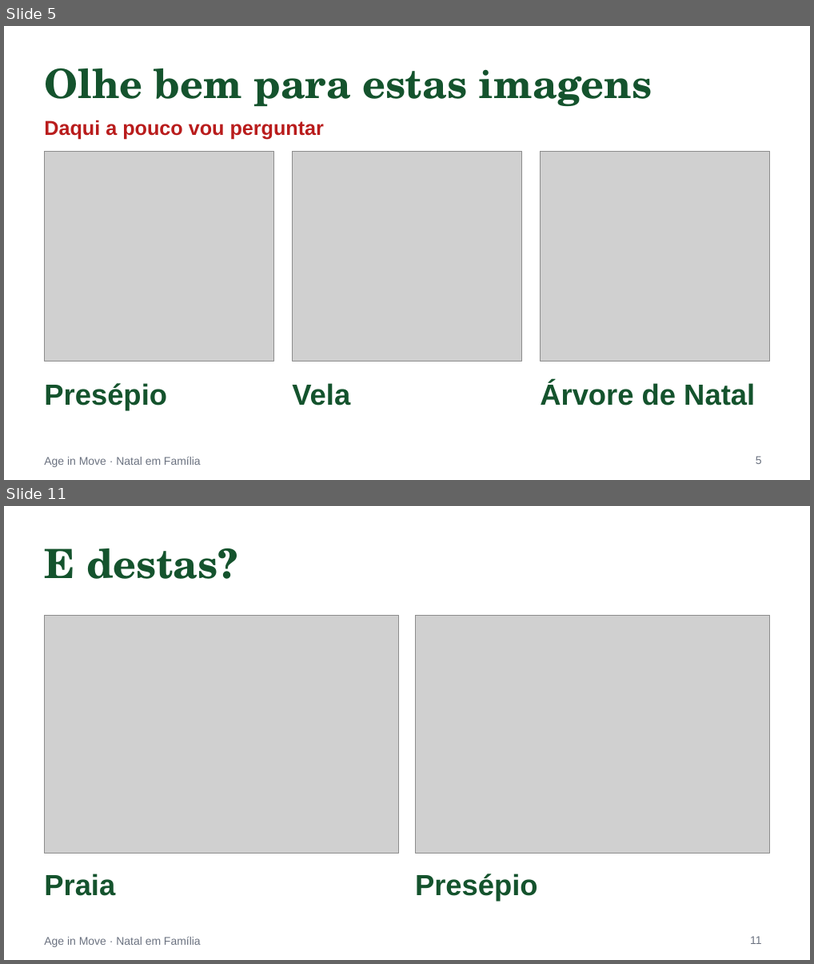
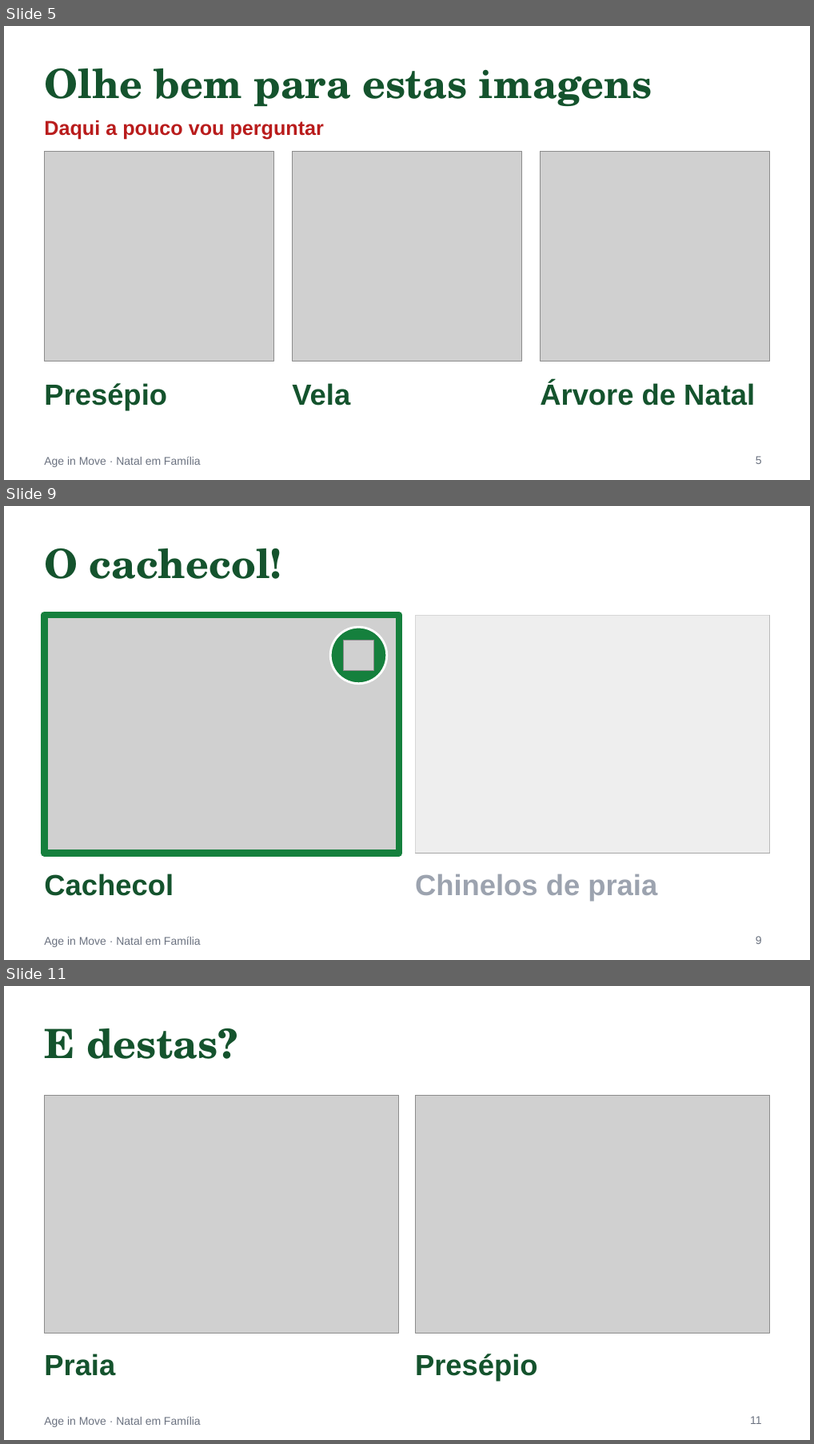
Before and after one commit to ageinmove25-bit/age-in-move-platform, a slide deck: materiais/powerpoints/pptx/v2/natal-em-familia.pptx. Shown one above the other, each under a label of ours: slides 5 and 11 before the commit, slides 5, 9 and 11 after it; the slides between them are not shown. The pictures are 814x964 and 814x1444 pixels, drawn with LibreOffice and Linux fonts; fonts in the diff are those of the drawing; grey boxes stand for pictures. Boxes give left, top, right and bottom in pixels: in the first picture for what was removed or moved away, otherwise in the second. Text is boxed around its words. In the diff, an @@ line names an element or a change of style, - is before the commit and + after.

```diff
--- a/materiais/powerpoints/pptx/v2/natal-em-familia.pptx
+++ b/materiais/powerpoints/pptx/v2/natal-em-familia.pptx
@@ slide 9 added at bbox=[4, 506, 810, 960], background #FFFFFF; not listed: 1 template element that a slide beside it also shows @@
@@ title added at bbox=[44, 548, 282, 579], 36 pt, text #14532D, bold @@
+O cachecol!
@@ picture added at bbox=[44, 615, 399, 852] @@
@@ rectangle added at bbox=[44, 615, 399, 852], outline #15803D 6 pt @@
@@ picture added at bbox=[415, 615, 770, 852] @@
@@ rectangle added at bbox=[415, 615, 770, 852], fill #FFFFFF at 65% opacity @@
@@ ellipse added at bbox=[330, 627, 387, 684], fill #15803D, outline #FFFFFF 2 pt @@
@@ picture added at bbox=[343, 640, 374, 671] @@
@@ text added at bbox=[44, 873, 174, 896], 26 pt, text #14532D, bold @@
+Cachecol
@@ text added at bbox=[415, 874, 658, 900], 26 pt, text #9CA3AF, bold @@
+Chinelos de praia
@@ page number added at bbox=[756, 936, 762, 944], 10 pt, text #6B7280 @@
+9
```
Also in this commit, not shown: 12 slides changed, 1 slide removed, 24 other files.
